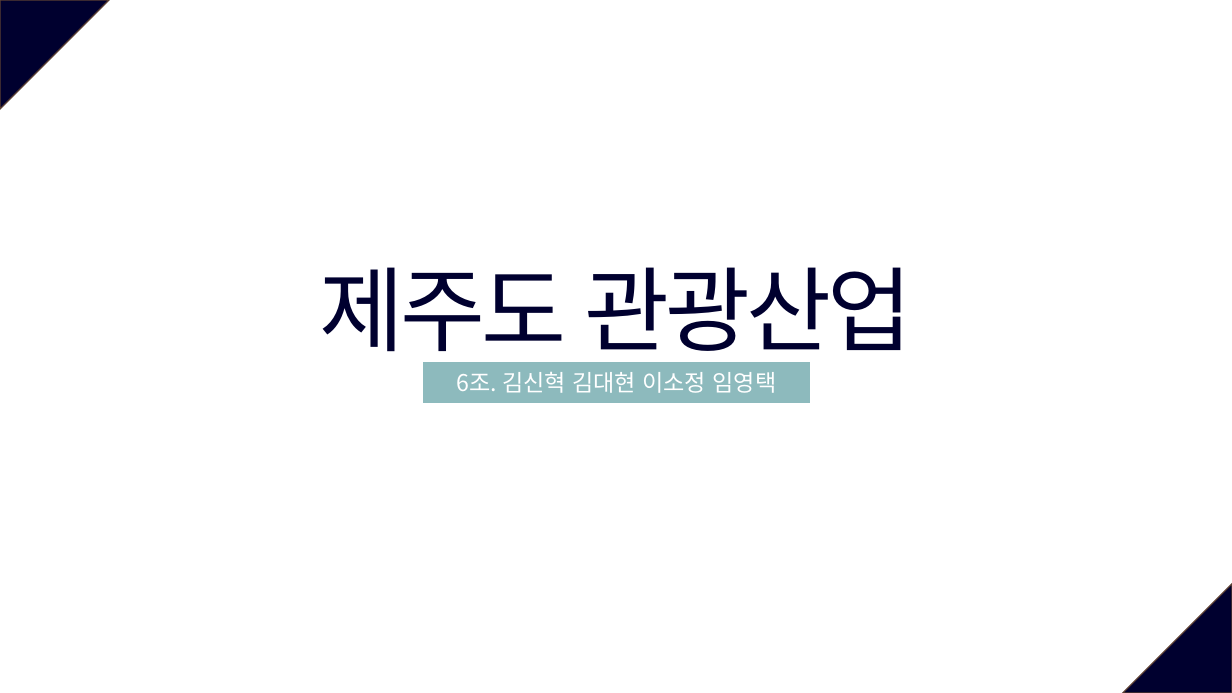
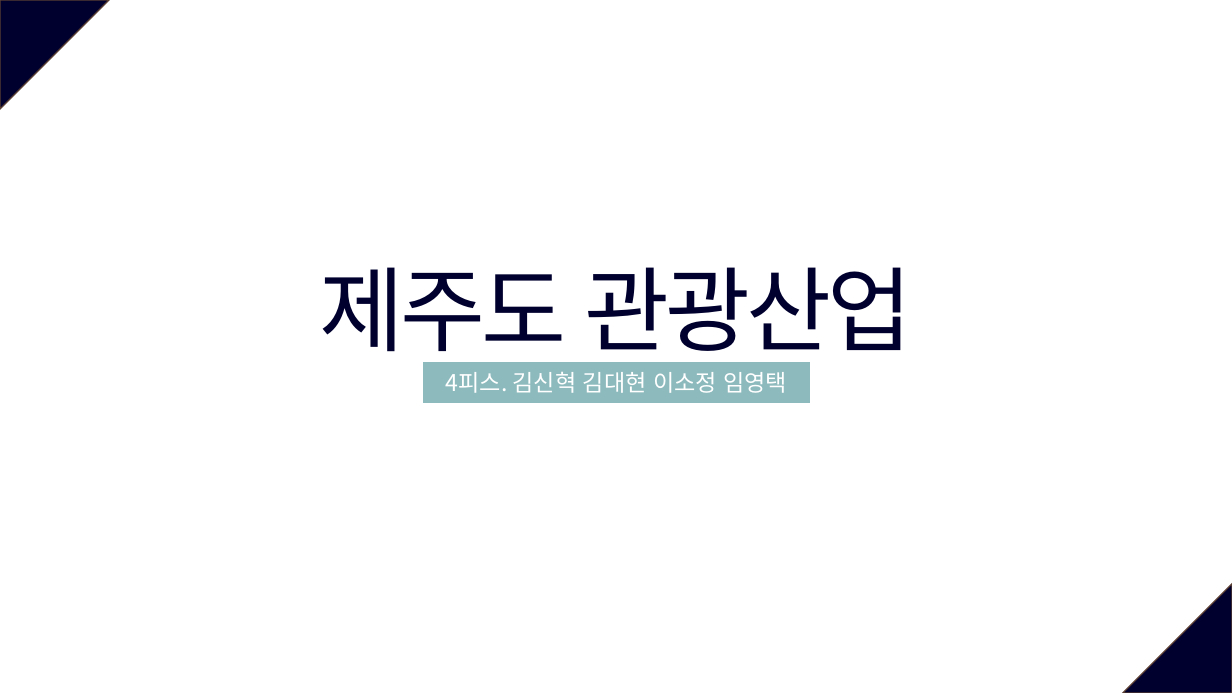
Before and after one commit to so-jeong0127/6-project, a slide deck: slide 1 of 6조_외부환경영향.pptx. Drawn at 1232x693 pixels with LibreOffice and Linux fonts; fonts in the diff are those of the drawing. Boxes give left, top, right and bottom in pixels: in the first picture for what was removed or moved away, otherwise in the second. Text is boxed around its words. In the diff, an @@ line names an element or a change of style, - is before the commit and + after.

```diff
--- a/6조_외부환경영향.pptx
+++ b/6조_외부환경영향.pptx
@@ text in rectangle at [446,372,787,393]: text changed @@
-6조. 김신혁 김대현 이소정 임영택
+4피스. 김신혁 김대현 이소정 임영택
```
